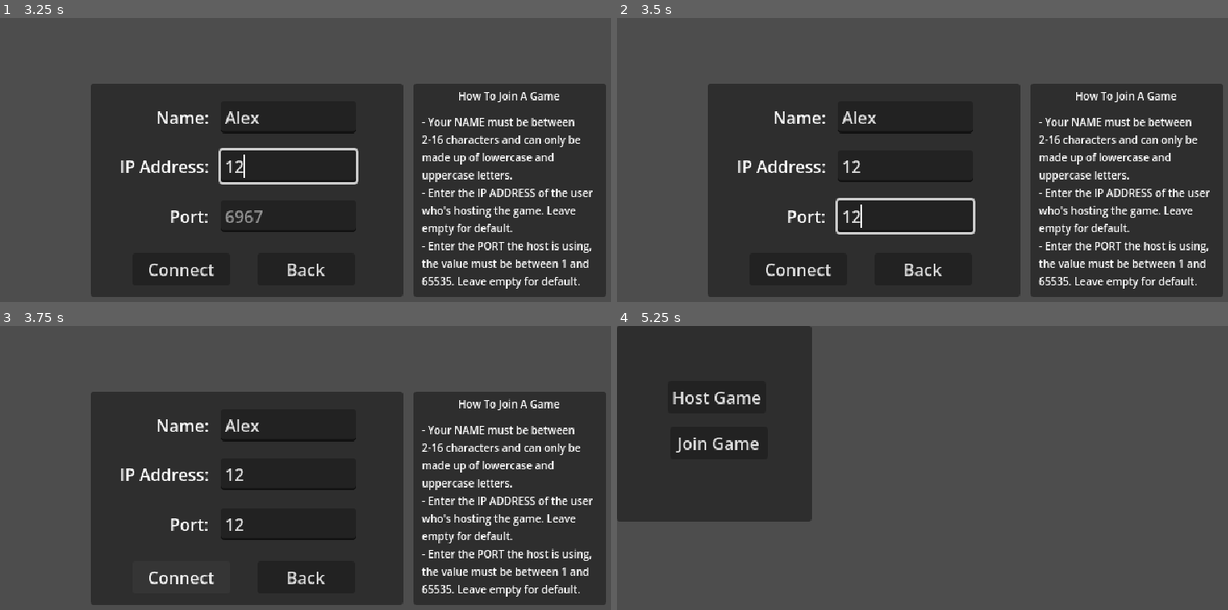
Above: before the commit, frames 1-4 (two rows, left to right).
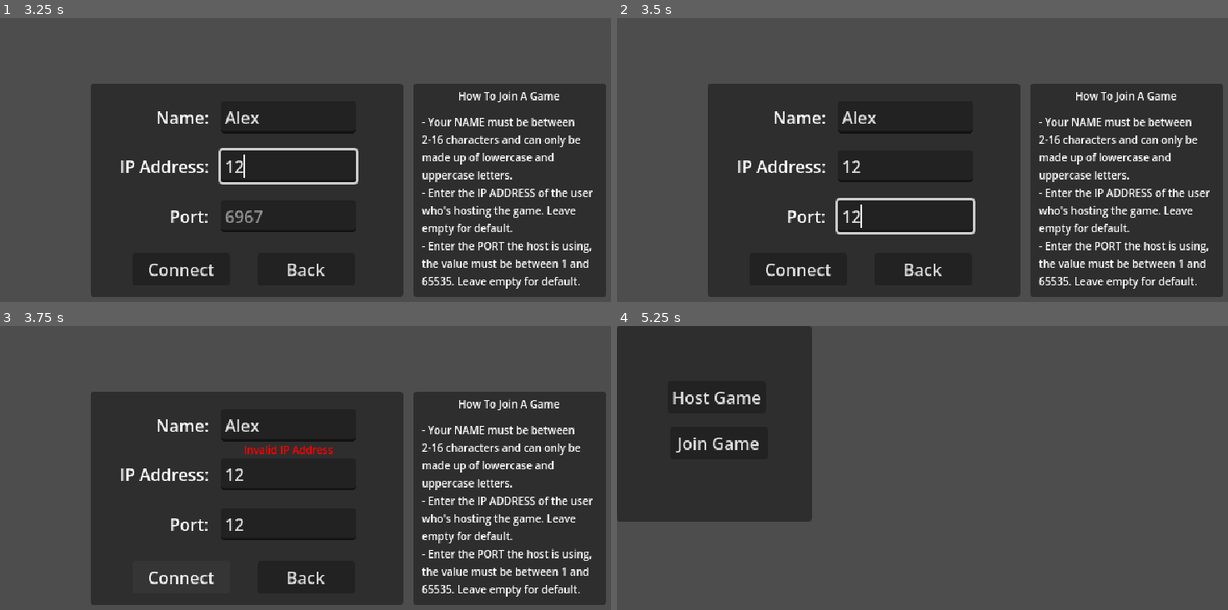
Above: after the commit, the same moments.

Repository: CUGG-2025-Puzzlers/hex-arena
Game: Godot game, scene res://scenes/title_screen.tscn
Same seed, same stepped clock (60 frames per second), same inputs: the game is played once before the commit and once after it. The project has no main scene, so this scene is started directly.
Inputs (mouse positions are in pixels of both pictures, inside the frame that each line leads up to):
- Up to frame 1 (3.25 s): tap Enter at 0.5 s; click "Host Game" at 1.25 s; click "Join Game" at 2 s; click (287, 117) at 2.77 s; type "Alex" at 2.85 s; click (287, 165) at 3 s; type "12" at 3.08 s; click (287, 216) at 3.23 s
- Up to frame 2 (3.5 s): type "12" at 3.32 s
- Up to frame 3 (3.75 s): click "Connect" at 3.5 s
- Up to frame 4 (5.25 s): click "Back" at 5 s

Frames 1-2 are identical in both runs. In frame 3, 0.2% of the frame differs, in the area x 40-55%, y 41-46%; in frame 4, nothing differs.

Commit message:
Implemented better validation

Diff:
--- a/scripts/title_screen.gd
+++ b/scripts/title_screen.gd
@@ -45,21 +45,49 @@
 # Joins an existing game room
 # Switches to the character select screen
 func _on_connect() -> void:
+	var errors: int = 0
+
+	# Get and validate player name
+	var player_name: String = _name_line_edit.text.strip_edges()
+	if not _is_valid_name(player_name):
+		errors += 1
+		_name_error_label.show()
+	else:
+		_name_error_label.hide()
+
+	# Get and validate IP address
 	var ip: String = _ip_line_edit.text.strip_edges()
-	var port: int = _port_line_edit.text.strip_edges().to_int()
-
-	if (not ip):
+	if not ip:
 		ip = MultiplayerManager.SERVER_IP
 
-	if (not port):
+	if not ip.is_valid_ip_address():
+		errors += 1
+		_ip_error_label.show()
+		print("Invalid IP Address: %s" % ip)
+	else:
+		_ip_error_label.hide()
+
+	# Get and validate port number
+	var port_string: String = _port_line_edit.text.strip_edges()
+	var port: int = -1
+	if not port_string:
 		port = MultiplayerManager.DEFAULT_PORT
+	elif not port_string.is_valid_int():
+		errors += 1
+		_port_error_label.show()
+		print("Invalid Port: %s is not an integer" % port_string)
+	else:
+		port = port_string.to_int()
 
-	if (not ip.is_valid_ip_address()):
-		# show ip error
-		return
+	if not _is_valid_port(port):
+		errors += 1
+		_port_error_label.show()
+	else:
+		_port_error_label.hide()
 
-	if (port < 1 or port > 65535):
-		# show port error
+	# Don't attempt connection is errors are present
+	if errors > 0:
+		print("Fix %d error(s) before connecting..." % errors)
 		return
 
 	print("Attempting to connect to %s on port %s..." % [ip, port])
@@ -99,5 +127,5 @@
 	if port > 0 and port < 65535:
 		return true
 
-	print("Invalid port number: %d" % port)
+	print("Invalid Port Number: %d" % port)
 	return false
